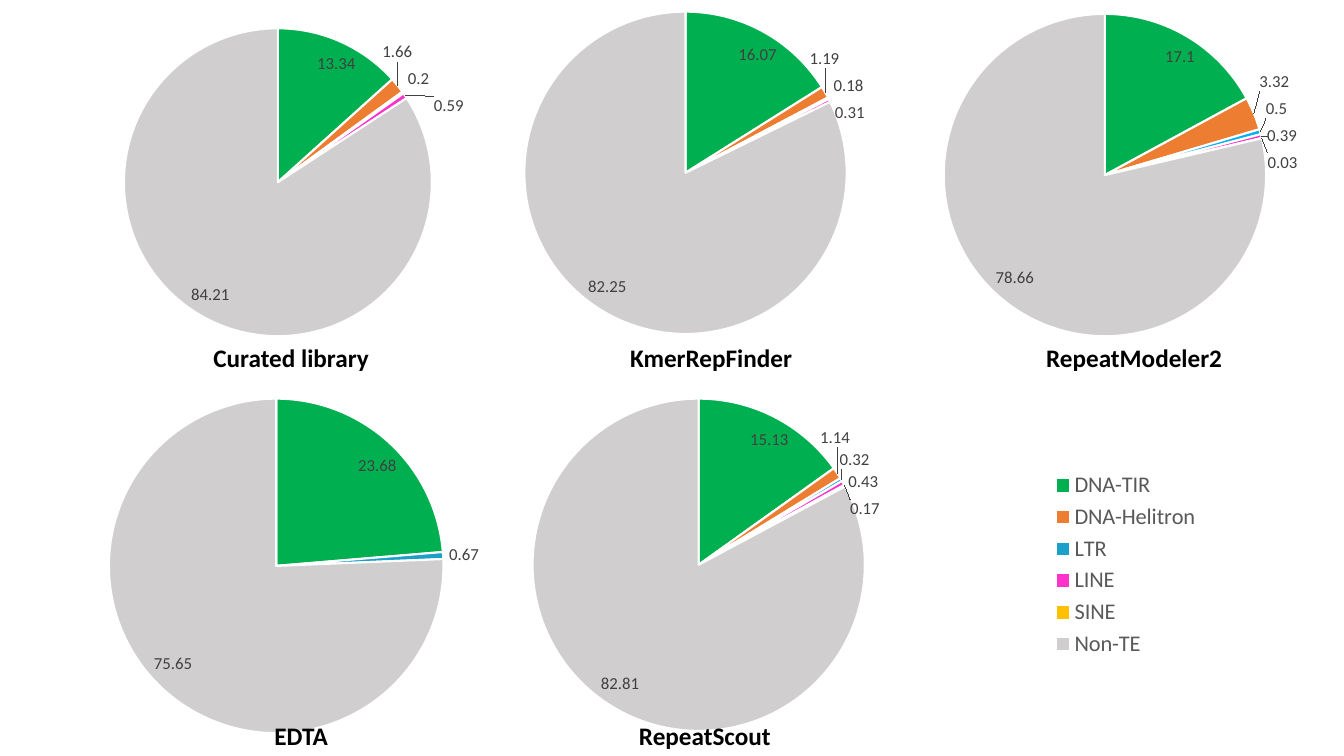
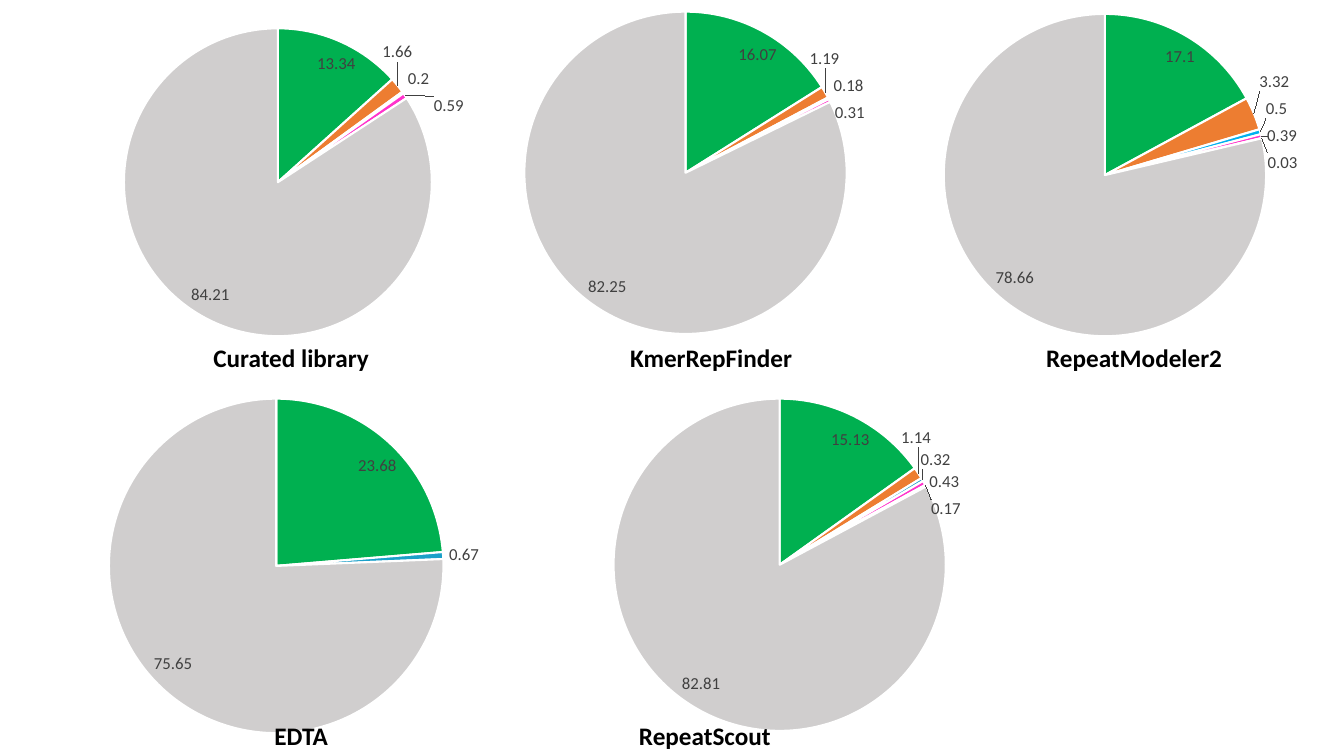
Before and after one commit to CSU-KangHu/HiTE, a slide deck: slide 45 of document/20220720_胡康_进展汇报 [自动保存的].pptx (slide 43 before the commit). Drawn at 1344x756 pixels with LibreOffice and Linux fonts; fonts in the diff are those of the drawing. Boxes give left, top, right and bottom in pixels: in the first picture for what was removed or moved away, otherwise in the second. Text is boxed around its words. In the diff, an @@ line names an element or a change of style, - is before the commit and + after.

```diff
--- a/document/20220720_胡康_进展汇报 [自动保存的].pptx
+++ b/document/20220720_胡康_进展汇报 [自动保存的].pptx
@@ pie chart at [374, 385, 1211, 745] @@
-categories: DNA-TIR, DNA-Helitron, LTR, LINE, SINE, Non-TE
+categories: 1, 2, 3, 4, 5, 6
@@ legend changed @@
```
Also in this commit, not shown: 5 other slides changed, 3 slides added, 17 other files.
